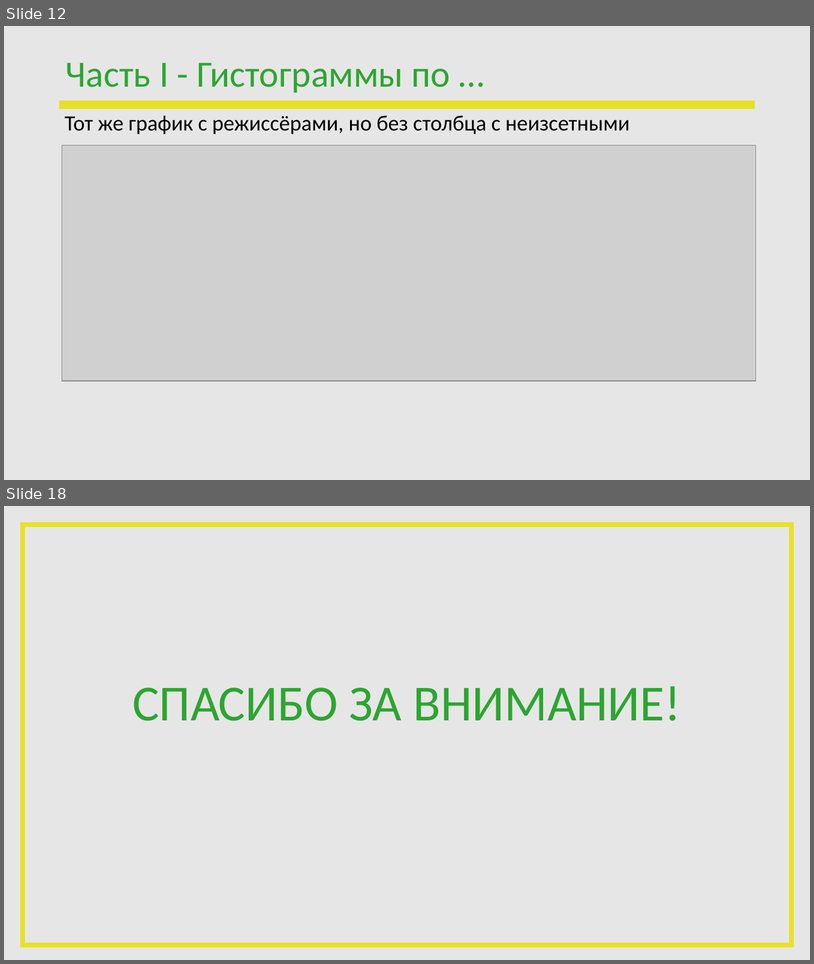
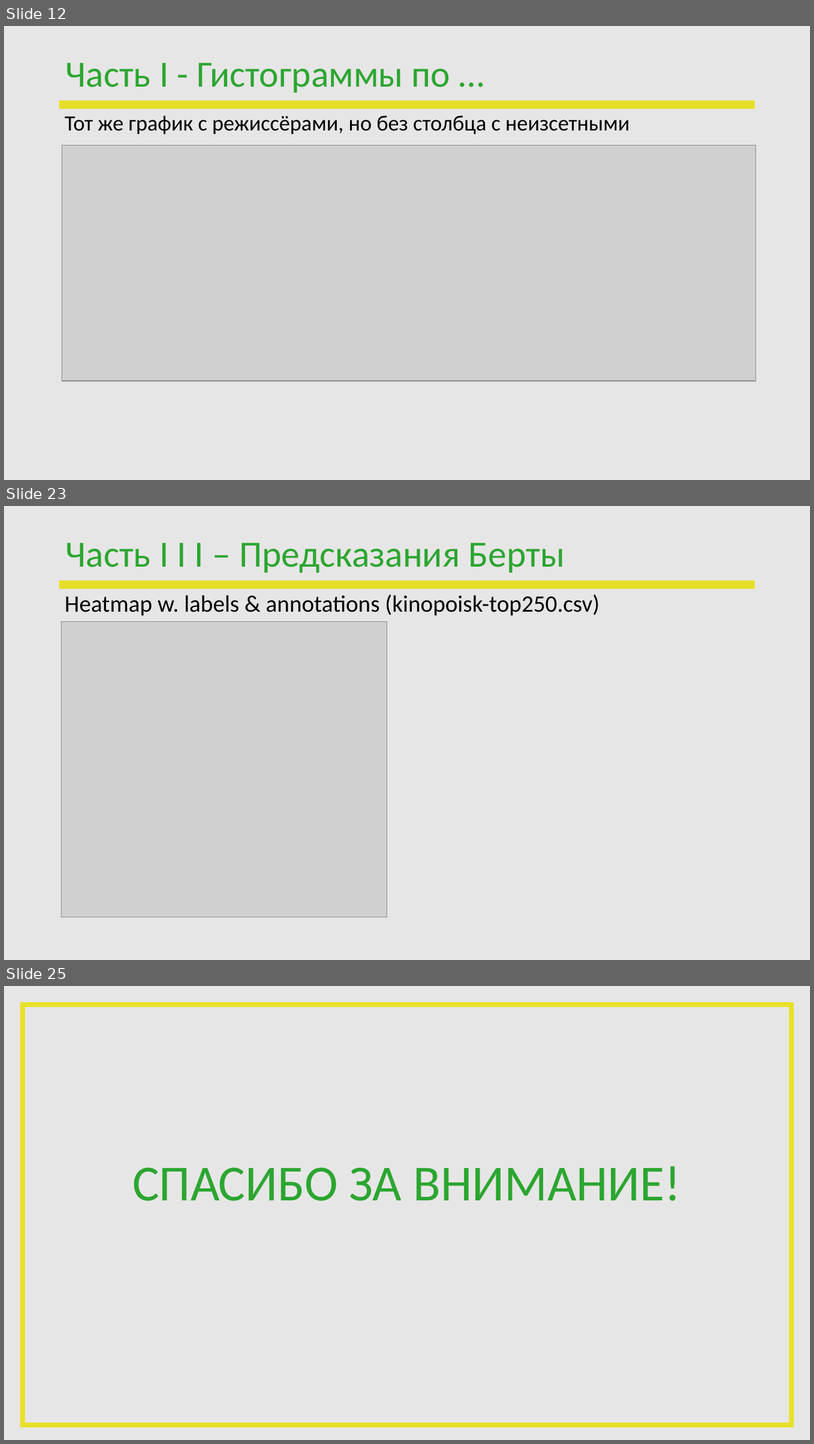
Before and after one commit to PavelVNovikov/DS_april_2022, a slide deck: Diplom/ПЕРЕЗАПУСК_DS_Novikov.pptx. Shown one above the other, each under a label of ours: slides 12 and 18 before the commit, slides 12, 23 and 25 after it; the slides between them are not shown. The pictures are 814x964 and 814x1444 pixels, drawn with LibreOffice and Linux fonts; fonts in the diff are those of the drawing; grey boxes stand for pictures; background and template pictures are left out. Boxes give left, top, right and bottom in pixels: in the first picture for what was removed or moved away, otherwise in the second. Text is boxed around its words. In the diff, an @@ line names an element or a change of style, - is before the commit and + after.

```diff
--- a/Diplom/ПЕРЕЗАПУСК_DS_Novikov.pptx
+++ b/Diplom/ПЕРЕЗАПУСК_DS_Novikov.pptx
@@ slide 23 added at box(4, 506, 810, 960), background #E7E6E6; not listed: 1 template element that a slide beside it also shows @@
@@ title added at box(65, 543, 565, 573), 44 pt, text #2BA630 @@
+Часть I I I – Предсказания Берты
@@ text added at box(65, 594, 600, 616), 28 pt, text #000000 @@
+Heatmap w. labels & annotations (kinopoisk-top250.csv)
@@ picture added at box(62, 622, 387, 917) @@
@@ what was slide 18 is now slide 25 @@
```
Also in this commit, not shown: 2 slides changed, 9 other slides added, 3 slides removed.
